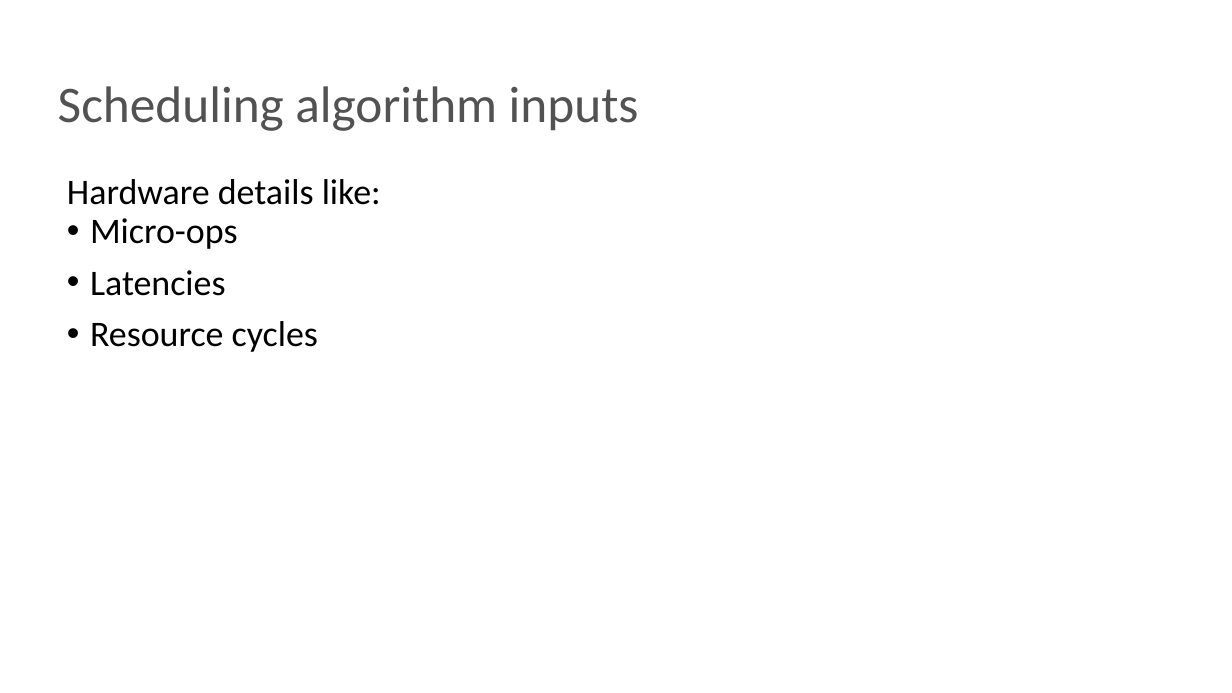
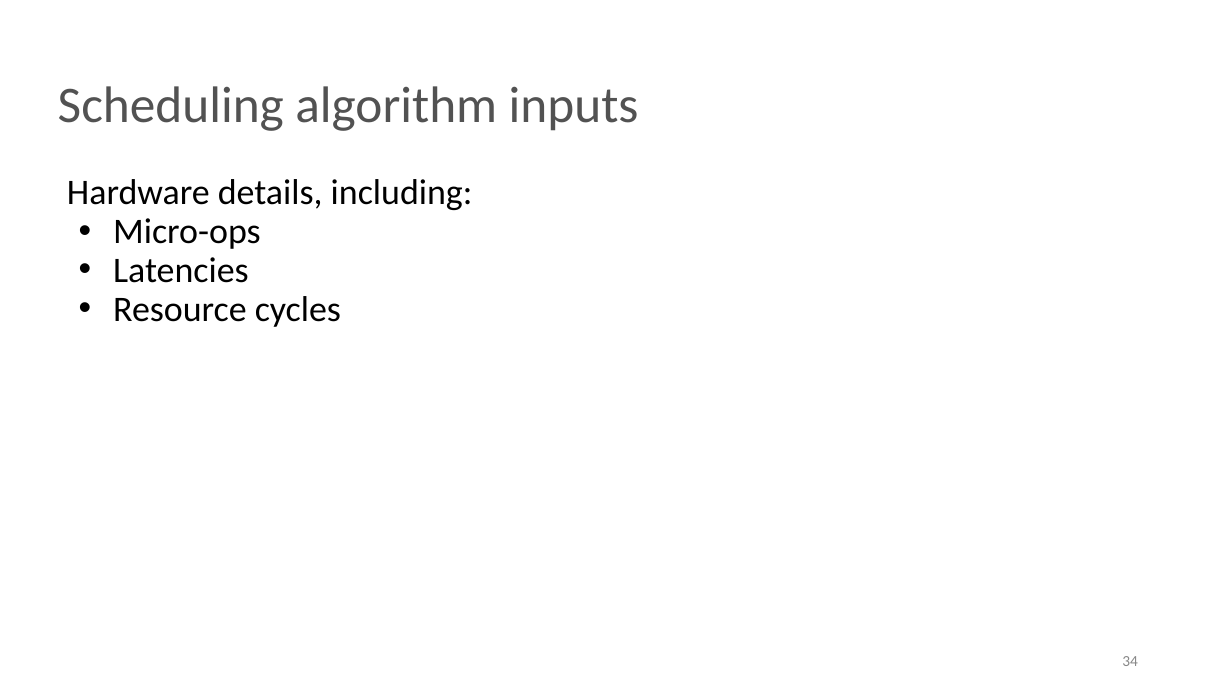
Before and after one commit to NN-complr-tech/Complr-course-lectures, a slide deck: slide 34 of 08-Backends-1.pptx (slide 27 before the commit). Drawn at 1232x693 pixels with LibreOffice and Linux fonts; fonts in the diff are those of the drawing. Boxes give left, top, right and bottom in pixels: in the first picture for what was removed or moved away, otherwise in the second. Text is boxed around its words. In the diff, an @@ line names an element or a change of style, - is before the commit and + after.

```diff
--- a/08-Backends-1.pptx
+++ b/08-Backends-1.pptx
@@ text at <box>67,179,473,210</box>: text changed @@
-Hardware details like:
+Hardware details, including:
@@ text at <box>113,218,341,327</box>: indent changed; less space between paragraphs @@
@@ page number added at <box>1122,656,1138,666</box>, 12 pt, text #888888 @@
+34
```
Also in this commit, not shown: 28 other slides changed, 9 slides added, 1 slide removed.
